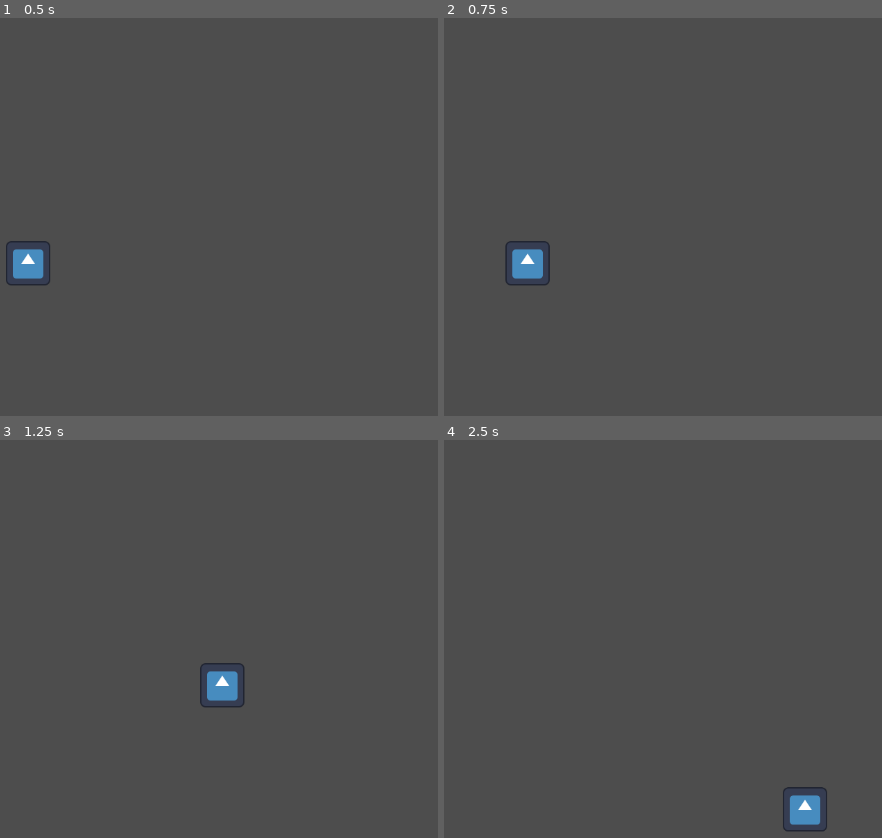
Above: before the commit, frames 1-4 (two rows, left to right).
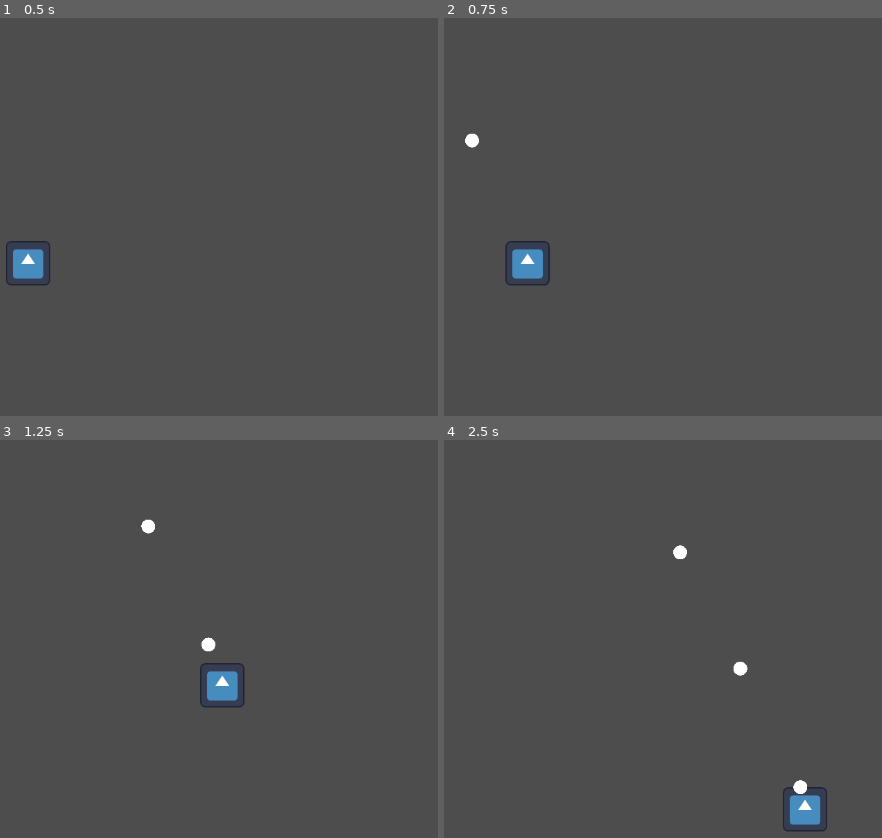
Above: after the commit, the same moments.

Repository: juliencongras/Godot-shmup
Game: Godot game, scene res://Main/main.tscn
The game is run twice, just before and just after one commit, with the same random seed, the same clock (stepped at 60 frames per second) and the same inputs. The engine's default icon, where the game draws it, is replaced by a stand-in: a white triangle on a blue panel in a dark square.
Inputs:
- Up to frame 1 (0.5 s): no input
- Up to frame 2 (0.75 s): tap Enter at 0.5 s; hold Right (Right) from 0.53 s (still down); hold Z (Shoot, bound only after the commit) from 0.53 s (still down)
- Up to frame 3 (1.25 s): keep holding Right (Right); keep holding Z (Shoot, bound only after the commit)
- Up to frame 4 (2.5 s): release Right (Right) at 1.28 s; release Z (Shoot, bound only after the commit) at 1.28 s; hold Down (Down) 1.28-2.03 s; tap Shift (Focus) at 1.35 s; tap Z (Shoot, bound only after the commit) at 1.55 s; hold Right (Right) from 2.03 s (still down); hold Z (Shoot, bound only after the commit) from 2.03 s (still down)

Frame 1 is identical in both runs. In frame 2, less than 0.1% of the frame differs, in the area x 4-8%, y 28-33%; in frame 3, 0.2%; in frame 4, 0.3%, in the area x 52-83%, y 26-89%.

Commit message:
Added shooting bullets

Diff:
--- /dev/null
+++ b/Bullet/bullet.gd
@@ -0,0 +1,10 @@
+extends RigidBody2D
+
+@export var bulletSpeed : int
+
+# Called when the node enters the scene tree for the first time.
+func _ready():
+	linear_velocity.y = -bulletSpeed
+
+func _on_visible_on_screen_notifier_2d_screen_exited():
+	queue_free()
--- /dev/null
+++ b/Bullet/bullet.tscn
@@ -0,0 +1,19 @@
+[gd_scene load_steps=3 format=3 uid="uid://dkewdicuxai2x"]
+
+[ext_resource type="Script" path="res://Bullet/bullet.gd" id="1_5rj5g"]
+
+[sub_resource type="SphereMesh" id="SphereMesh_d1kbp"]
+
+[node name="Bullet" type="RigidBody2D"]
+gravity_scale = 0.0
+script = ExtResource("1_5rj5g")
+bulletSpeed = 800
+
+[node name="MeshInstance2D" type="MeshInstance2D" parent="."]
+scale = Vector2(20, 20)
+mesh = SubResource("SphereMesh_d1kbp")
+
+[node name="VisibleOnScreenNotifier2D" type="VisibleOnScreenNotifier2D" parent="."]
+position = Vector2(0, 27)
+
+[connection signal="screen_exited" from="VisibleOnScreenNotifier2D" to="." method="_on_visible_on_screen_notifier_2d_screen_exited"]
--- a/Player/player.gd
+++ b/Player/player.gd
@@ -2,6 +2,10 @@
 
 @export var horizontalSpeed : int
 @export var verticalSpeed : int
+@export var bulletScene : PackedScene
+
+@onready var shootSpawn = $Shoot
+@onready var shootingCooldown = $"Shooting cooldown"
 
 func _physics_process(delta):
 	var horizontalDirection : int = 0
@@ -23,4 +27,10 @@
 	if Input.is_action_pressed("Focus"):
 		velocity /= 2
 
+	if Input.is_action_pressed("Shoot") and shootingCooldown.is_stopped():
+		shootingCooldown.start()
+		var bulletInstance = bulletScene.instantiate()
+		bulletInstance.global_position = shootSpawn.global_position
+		get_parent().add_child(bulletInstance)
+
 	move_and_slide()
--- a/Player/player.tscn
+++ b/Player/player.tscn
@@ -1,14 +1,23 @@
-[gd_scene load_steps=3 format=3 uid="uid://bt2gky5oxb0m3"]
+[gd_scene load_steps=4 format=3 uid="uid://bt2gky5oxb0m3"]
 
 [ext_resource type="Script" path="res://Player/player.gd" id="1_exqps"]
 [ext_resource type="Texture2D" uid="uid://crwv6i8wx4fbl" path="res://icon.svg" id="1_p0rjn"]
+[ext_resource type="PackedScene" uid="uid://dkewdicuxai2x" path="res://Bullet/bullet.tscn" id="2_imqqe"]
 
 [node name="Player" type="CharacterBody2D"]
 motion_mode = 1
 script = ExtResource("1_exqps")
 horizontalSpeed = 400
 verticalSpeed = 250
+bulletScene = ExtResource("2_imqqe")
 
 [node name="Sprite2D" type="Sprite2D" parent="."]
 scale = Vector2(0.5, 0.5)
 texture = ExtResource("1_p0rjn")
+
+[node name="Shoot" type="Marker2D" parent="."]
+position = Vector2(0, -32)
+
+[node name="Shooting cooldown" type="Timer" parent="."]
+wait_time = 0.2
+one_shot = true
--- a/project.godot
+++ b/project.godot
@@ -42,6 +42,11 @@
 "events": [Object(InputEventKey,"resource_local_to_scene":false,"resource_name":"","device":-1,"window_id":0,"alt_press …(182 unchanged characters)…
 ]
 }
+Shoot={
+"deadzone": 0.5,
+"events": [Object(InputEventKey,"resource_local_to_scene":false,"resource_name":"","device":-1,"window_id":0,"alt_pressed":false,"shift_pressed":false,"ctrl_pressed":false,"meta_pressed":false,"pressed":false,"keycode":0,"physical_keycode":90,"key_label":0,"unicode":119,"echo":false,"script":null)
+]
+}
 
 [rendering]
 
